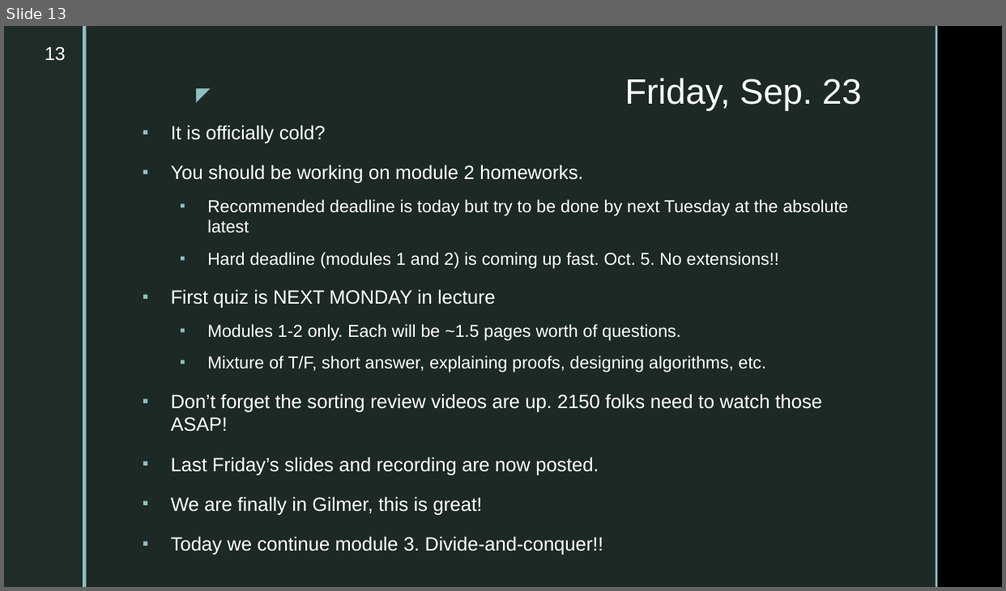
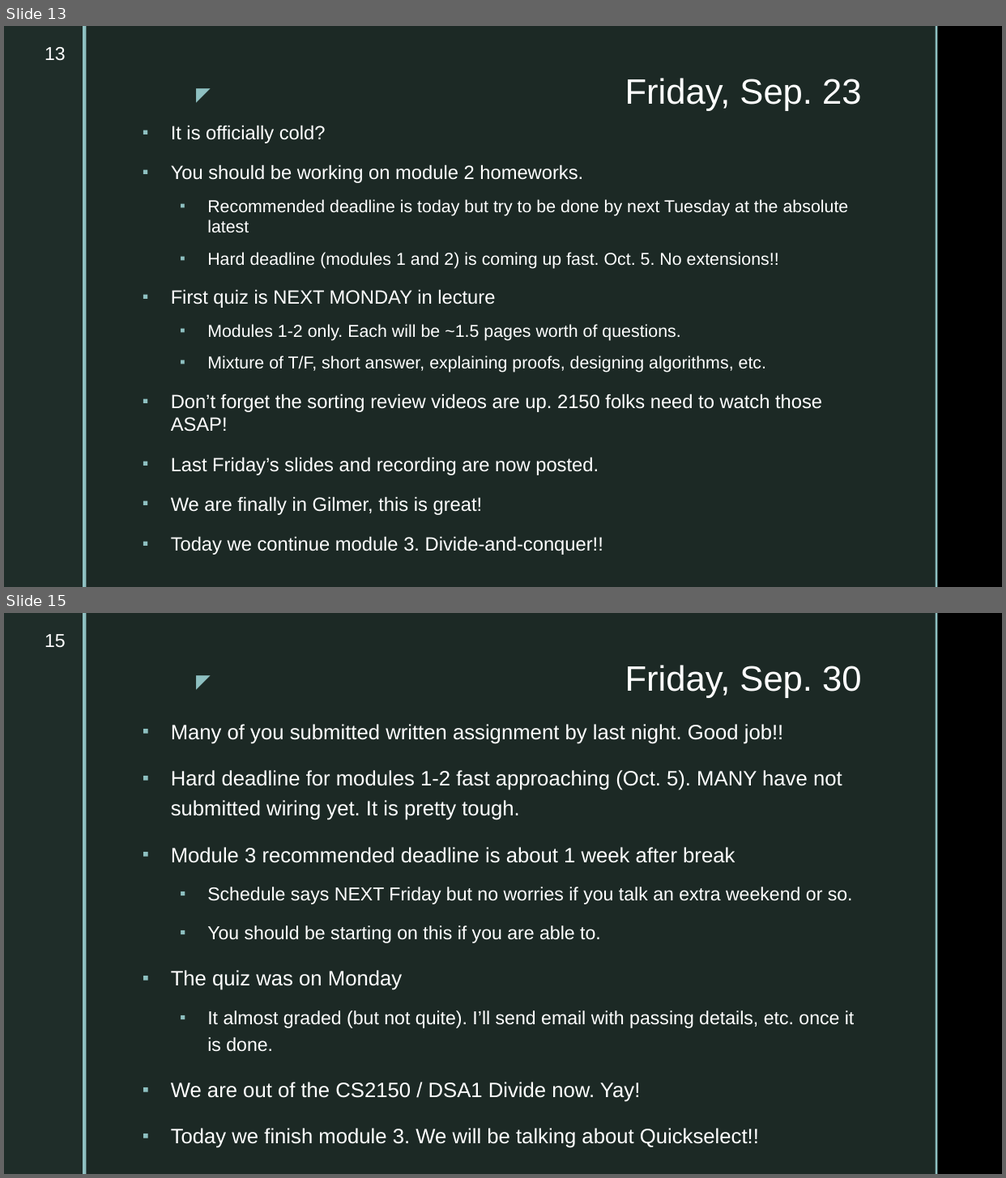
Before and after one commit to markfloryan/dsa2, a slide deck: slides/dailyannouncements.pptx. Shown one above the other, each under a label of ours: slide 13 before the commit, slides 13 and 15 after it; the slides between them are not shown. The pictures are 1006x591 and 1006x1178 pixels, drawn with LibreOffice and Linux fonts; fonts in the diff are those of the drawing; background and template pictures are left out. Boxes give left, top, right and bottom in pixels: in the first picture for what was removed or moved away, otherwise in the second. Text is boxed around its words. In the diff, an @@ line names an element or a change of style, - is before the commit and + after.

```diff
--- a/slides/dailyannouncements.pptx
+++ b/slides/dailyannouncements.pptx
@@ slide 15 added at [4, 613, 1002, 1174], background picture (left out); not listed: 5 template elements that a slide beside it also shows @@
@@ page number added at [44, 634, 66, 648], 18 pt, text #FFFFFF @@
+15
@@ title added at [625, 665, 861, 698], 34 pt, text #FFFFFF @@
+Friday, Sep. 30
@@ text added at [171, 724, 854, 1148], 20 pt, text #FFFFFF @@
+▪ Many of you submitted written assignment by last night. Good job!!
+▪ Hard deadline for modules 1-2 fast approaching (Oct. 5). MANY have not submitted wiring yet. It is pretty tough.
+▪ Module 3 recommended deadline is about 1 week after break
+  ▪ Schedule says NEXT Friday but no worries if you talk an extra weekend or so.
+  ▪ You should be starting on this if you are able to.
+▪ The quiz was on Monday
+  ▪ It almost graded (but not quite). I’ll send email with passing details, etc. once it is done.
+▪ We are out of the CS2150 / DSA1 Divide now. Yay!
+▪ Today we finish module 3. We will be talking about Quickselect!!
```
Also in this commit, not shown: 1 other slide added, 1 other file.
